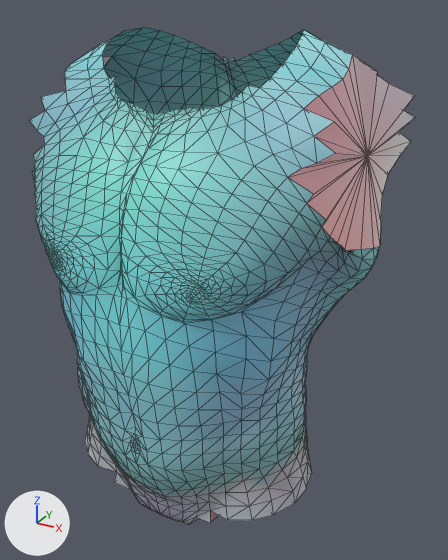
The glTF model assets/giant/parts/Garment_tunic_core.glb, before and after one commit.
The view is the same before and after, from a camera (50 mm lens) standing at (0.824, -1.384, 3.33) and looking at (0.059, 0.007, 2.634). Every picture has the same lights, and +X, +Y and +Z are marked at lower left. The picture after the commit comes second. Mesh edges are drawn as thin lines. Vertices at exactly the same position are counted once.

Names of what the first picture shows: 'Garment_tunic_core'.
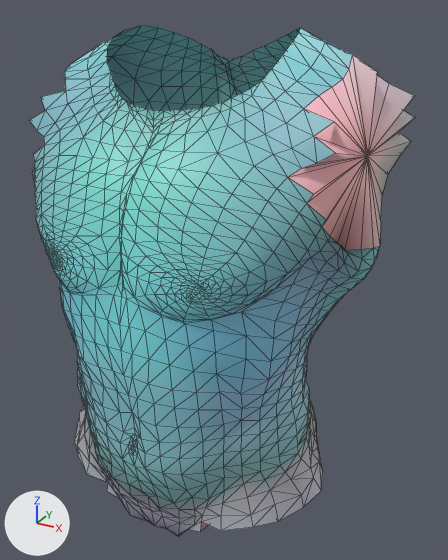
Changed parts and their boxes [x1, y1, x2, y2] in the pictures (448 x 560 px; the box of a moved part takes in the faces that stretch with it):
```json
{"object": "Garment_tunic_core", "change": "reshaped", "before": [30, 27, 415, 525], "after": [30, 26, 415, 536]}
{"part": 1, "of": "me_garment_tunic_core", "change": "moved or reshaped", "before": [77, 365, 312, 525], "after": [74, 365, 323, 536]}
{"part": 2, "of": "me_garment_tunic_core", "change": "moved or reshaped", "before": [88, 27, 325, 120], "after": [88, 26, 325, 120]}
{"part": 3, "of": "me_garment_tunic_core", "change": "recoloured", "before": [65, 54, 415, 524], "after": [65, 54, 415, 532]}
```

The change, as JSON lines over the scene's bpy script:
```json
{"block": "me_garment_tunic_core", "where": "# used by ob_garment_tunic_core; location = (0.0, 0.0, 0.0)"}
{"op": "remove", "block": "me_garment_tunic_core", "code": "me_garment_tunic_core.from_pydata(...)  # 1590 vertices, 3130 faces; spans x -0.487..0.487, y -0.391..0.276, z 1.889..3.281"}
{"op": "add", "block": "me_garment_tunic_core", "code": "me_garment_tunic_core.from_pydata(...)  # 1590 vertices, 3130 faces; spans x -0.487..0.487, y -0.391..0.276, z 1.859..3.286"}
{"block": "me_garment_tunic_core", "change": "me_garment_tunic_core part 1: 472 of 1590 vertices moved; they spanned x -0.37..0.37, y -0.372..0.226, z 1.889..2.417 and now span x -0.413..0.413, y -0.377..0.264, z 1.859..2.417; mean shift (0.0, 0.006, -0.002); largest move (0.009, 0.159, 2.204) -> (0.042, 0.197, 2.218)"}
{"block": "me_garment_tunic_core", "change": "me_garment_tunic_core part 2: 46 of 1590 vertices moved; they spanned x -0.261..0.261, y -0.212..0.164, z 3.112..3.281 and now span x -0.248..0.248, y -0.211..0.159, z 3.119..3.286; mean shift (0.0, 0.0, 0.005); largest move (-0.017, 0.142, 3.2) -> (-0.038, 0.146, 3.214)"}
{"block": "me_garment_tunic_core", "change": "me_garment_tunic_core part 3: 124 kept faces spanning x -0.487..0.487, y -0.313..0.246, z 1.883..3.234 get new vertex colours; the middle colour goes from pink #fbbcc7 to pink #fbbac3"}
```
